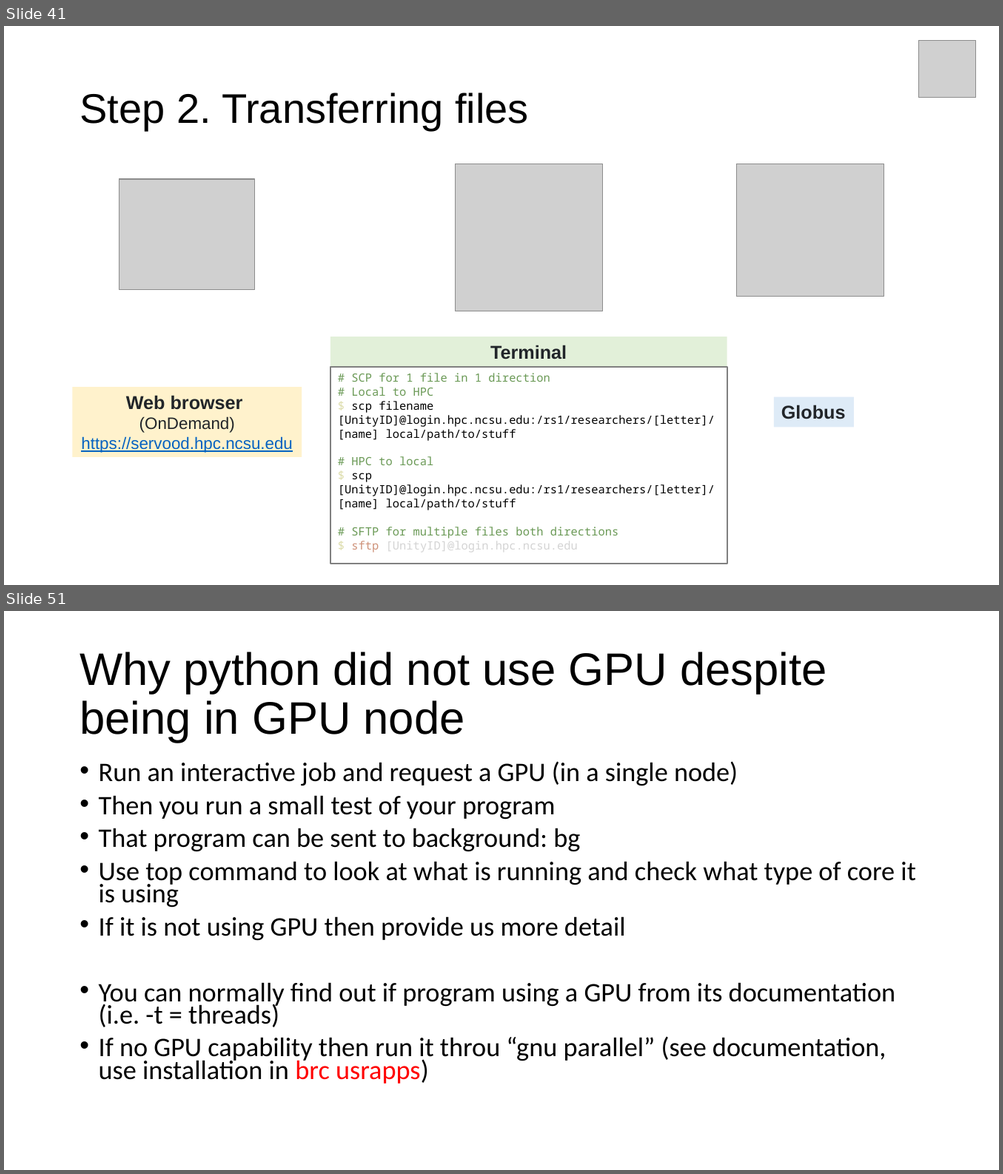
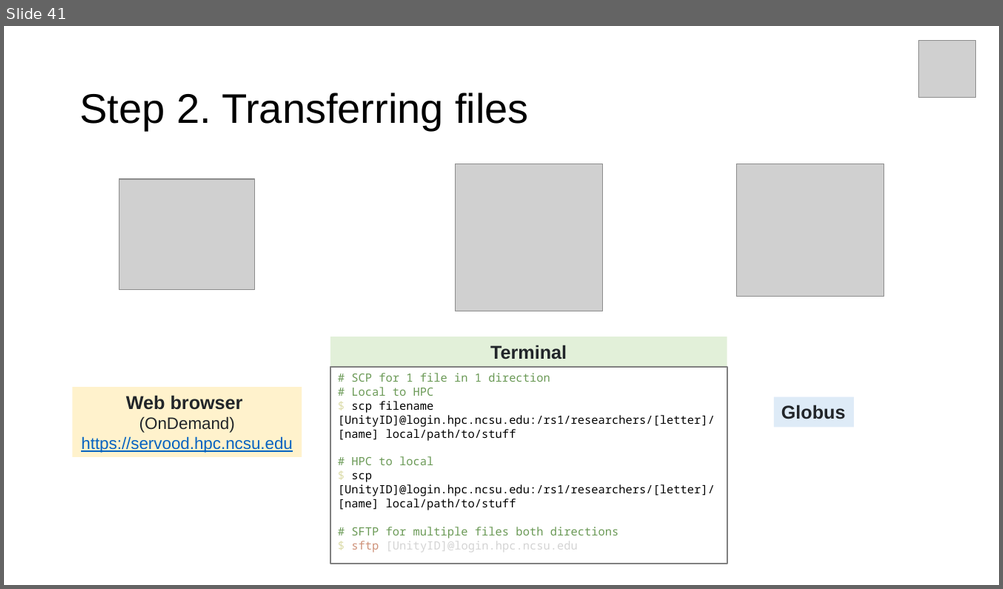
Before and after one commit to hurwitzlab/brc_hazel_training, a slide deck: slides/brc_hazel_0001.pptx. Shown one above the other, each under a label of ours: slides 41 and 51 before the commit, slide 41 after it; the slides between them are not shown. The pictures are 1003x1174 and 1003x589 pixels, drawn with LibreOffice and Linux fonts; fonts in the diff are those of the drawing; grey boxes stand for pictures. Boxes give left, top, right and bottom in pixels: in the first picture for what was removed or moved away, otherwise in the second. Text is boxed around its words. In the diff, an @@ line names an element or a change of style, - is before the commit and + after.

```diff
--- a/slides/brc_hazel_0001.pptx
+++ b/slides/brc_hazel_0001.pptx
@@ slide 51 removed at [4, 611, 999, 1170], background #FFFFFF @@
@@ title removed at [79, 652, 827, 743] @@
-Why python did not use GPU despite being in GPU node
@@ text removed at [99, 761, 915, 1084] @@
-• Run an interactive job and request a GPU (in a single node)
-• Then you run a small test of your program
-• That program can be sent to background: bg
-• Use top command to look at what is running and check what type of core it is using
-• If it is not using GPU then provide us more detail
-• You can normally find out if program using a GPU from its documentation (i.e. -t = threads)
-• If no GPU capability then run it throu “gnu parallel” (see documentation, use installation in brc usrapps)
```
Also in this commit, not shown: 7 slides changed, 2 slides added, 7 other slides removed, 14 other files.
